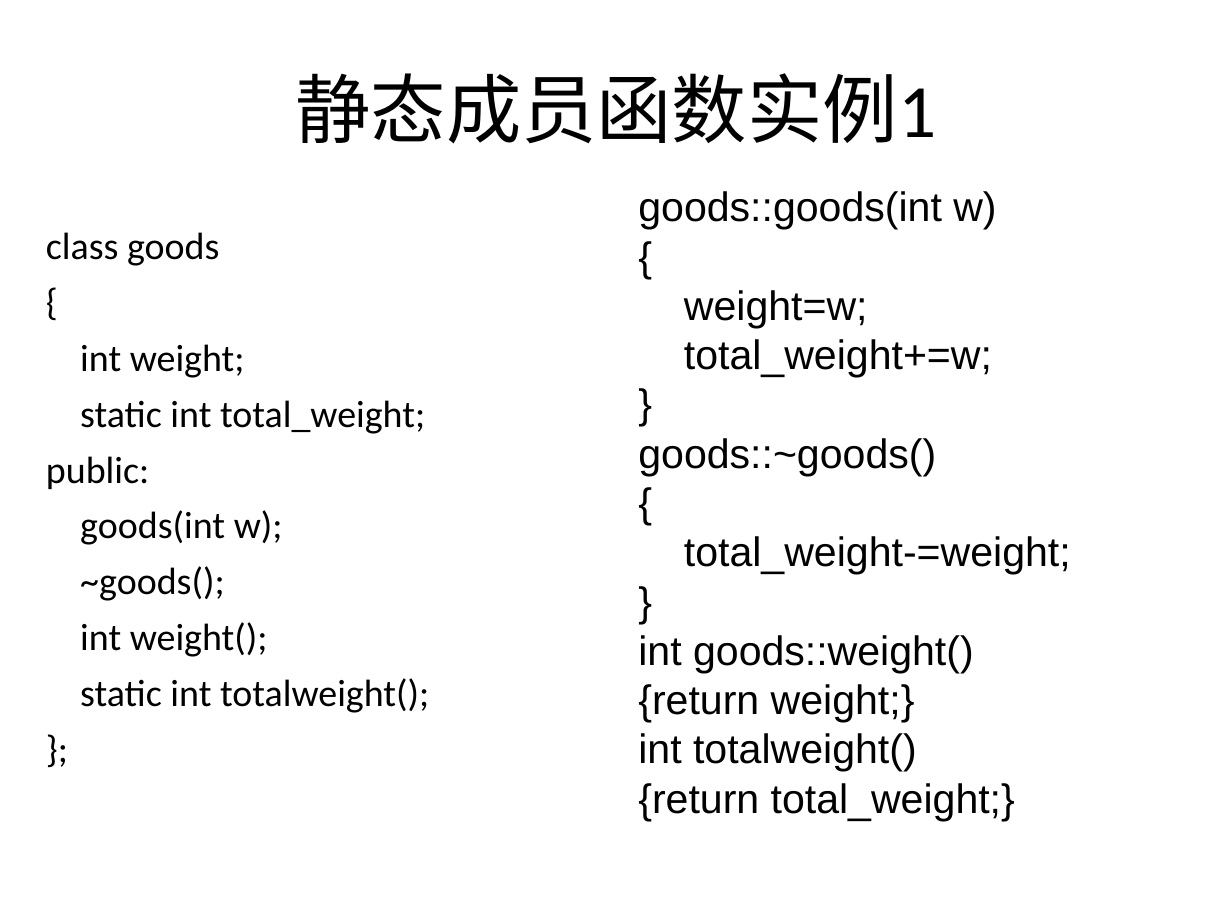
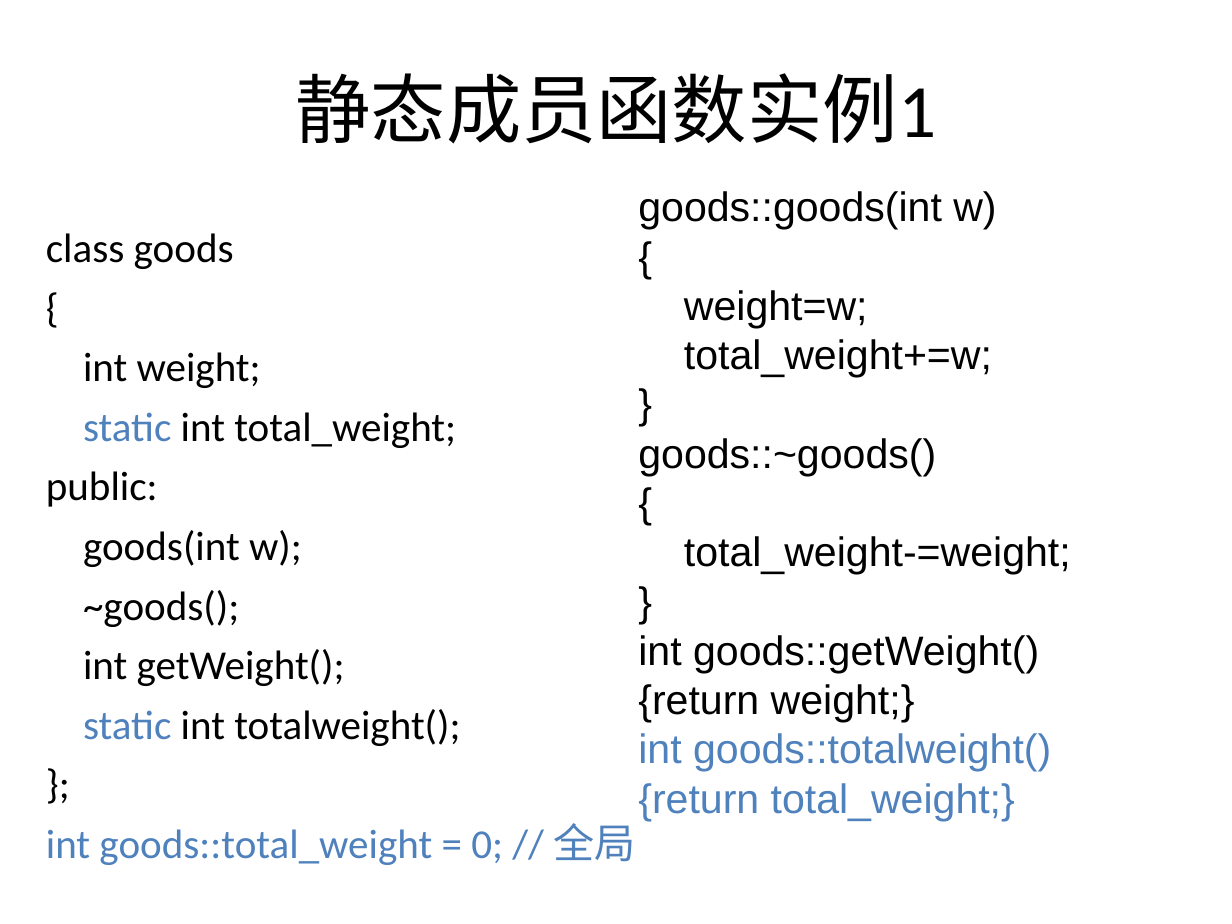
Before and after one commit to wwuhn/wwuhn.github.io, a slide deck: slide 91 of bookspcClassic/C++程序设计翁惠玉/10创建功能更强的类型.ppt. Drawn at 1232x924 pixels with LibreOffice and Linux fonts; fonts in the diff are those of the drawing. Boxes give left, top, right and bottom in pixels: in the first picture for what was removed or moved away, otherwise in the second. Text is boxed around its words. In the diff, an @@ line names an element or a change of style, - is before the commit and + after.

```diff
--- a/bookspcClassic/C++程序设计翁惠玉/10创建功能更强的类型.ppt
+++ b/bookspcClassic/C++程序设计翁惠玉/10创建功能更强的类型.ppt
@@ text at bbox=[46, 233, 460, 746]: size 22.2 to 24 pt in "class goods", "{", "int weight;", "static int total_weight;" and 5 more places; text colour #000000 to #4F81BD in "static", "static" @@
@@ text at bbox=[83, 649, 345, 686]: text changed; size 22.2 to 24 pt @@
-int weight();
+int getWeight();
@@ text at bbox=[638, 635, 1039, 673]: text changed @@
-int goods::weight()
+int goods::getWeight()
@@ text at bbox=[638, 733, 1051, 772]: text changed; text colour #000000 to #4F81BD @@
-int totalweight()
+int goods::totalweight()
@@ text at bbox=[638, 783, 1015, 821]: text colour #000000 to #4F81BD in "{return total_weight;}" @@
@@ text at bbox=[46, 823, 636, 865]: paragraph added @@
+int goods::total_weight = 0; // 全局
```
Also in this commit, not shown: 47 other slides changed, 10 other files.
